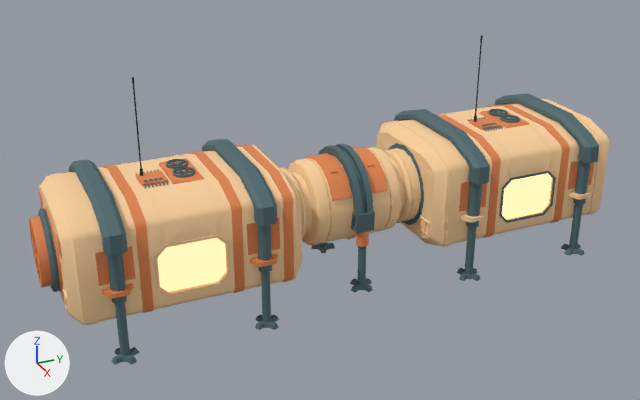
A saved change to the FBX model Assets/Game/Art/Models/Environment/Structures/AstronautSettlement/colony_hab_row.fbx.
One viewpoint serves both versions: a 50 mm lens placed at (34.4, -16.7, 20.9), pointed at (0.2, -1.3, 3.8). Every picture has the same lights, and +X, +Y and +Z are marked at lower left. The first picture is the older version. Where no turn or scale is listed for an object, it has been applied to the vertices.

The first picture shows 'HabRow.MD.Cube.060', 'HabRow.MD.Cube.061', 'HabRow.MD.Cylinder.056', 'HabRow.MD.Cylinder.057', 'HabRow.ME.Cube.076', 'HabRow.ME.Cube.077', 'HabRow.ME.Cube.078', 'HabRow.ME.Cube.080', 'HabRow.ME.Cube.081', 'HabRow.ME.Cylinder.063', 'HabRow.ME.Cylinder.066', 'HabRow.ME.Cylinder.067', 'HabRow.T_MD_ME.Cylinder.058', 'HabRow.T_MD_ME.Cylinder.059' and 37 more.
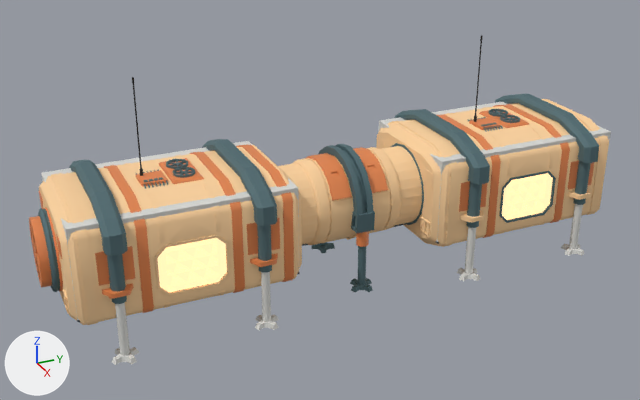
The newer file is also rescaled (x1.4) as a whole; pictures and numbers use the older file's frame.

Edits to the bpy script that builds the scene:
```text
Change me_cube_098:
    remove me_cube_098.from_pydata(...)  # 110 vertices, 88 faces; spans x -3.22..3.22, y -4.98..4.98, z -2.61..2.42
    add me_cube_098.from_pydata(...)  # 304 vertices, 174 faces; spans x -3.22..3.22, y -4.98..4.98, z -2.61..2.42
    me_cube_098 part 7: 6 vertices moved from x -3.08..3.08, y -1.45..-1.06, z -1.44..0.7 to x -3.0..3.0, y -1.45..-1.06, z -1.44..0.7; 10 vertices removed from x -3.08..3.08, y -1.45..1.06, z -1.44..0.7; 204 vertices added at x -3.22..3.22, y -4.98..4.98, z -1.97..2.11
Change me_cylinder_067:
    where me_cylinder_067.from_pydata(...)  # 128 vertices, 116 faces; spans x -4.1..4.1, y -0.6..0.6, z -0.9..4.2
    me_cylinder_067 part 6: 74 faces spanning x -4.1..4.1, y -0.6..0.6, z -0.9..1.8 switch from mat_mat_colony_trim (dark cyan #567177) to mat_mat_colony_interior (light grey #dadad6)
Change me_cylinder_076:
    remove me_cylinder_076.from_pydata(...)  # 608 vertices, 594 faces; spans x -2.09..2.09, y -4.04..4.04, z -2.09..2.09
    add me_cylinder_076.from_pydata(...)  # 376 vertices, 332 faces; spans x -2.09..2.09, y -2.12..2.12, z -2.09..2.09
    me_cylinder_076 part 2: 320 vertices removed from x -1.84..1.84, y -4.04..4.04, z -1.84..1.84; 88 vertices added at x -1.87..1.87, y -2.12..2.12, z -1.87..1.87
Change me_cylinder_008:
    where me_cylinder_008.from_pydata(...)  # 128 vertices, 116 faces; spans x -4.1..4.1, y -0.6..0.6, z -0.9..4.2
    me_cylinder_008 part 4: 74 faces spanning x -4.1..4.1, y -0.6..0.6, z -0.9..1.8 switch from mat_mat_colony_trim (dark cyan #567177) to mat_mat_colony_interior (light grey #dadad6)
Change me_cylinder_061:
    where me_cylinder_061.from_pydata(...)  # 128 vertices, 116 faces; spans x -4.1..4.1, y -0.6..0.6, z -0.9..4.2
    me_cylinder_061 part 1: 74 faces spanning x -4.1..4.1, y -0.6..0.6, z -0.9..1.8 switch from mat_mat_colony_trim (dark cyan #567177) to mat_mat_colony_interior (light grey #dadad6)
Change me_cylinder_003:
    where me_cylinder_003.from_pydata(...)  # 128 vertices, 116 faces; spans x -4.1..4.1, y -0.6..0.6, z -0.9..4.2
    me_cylinder_003 part 3: 74 faces spanning x -4.1..4.1, y -0.6..0.6, z -0.9..1.8 switch from mat_mat_colony_trim (dark cyan #567177) to mat_mat_colony_interior (light grey #dadad6)
Change me_cube_001:
    remove me_cube_001.from_pydata(...)  # 110 vertices, 88 faces; spans x -3.22..3.22, y -4.98..4.98, z -2.61..2.42
    add me_cube_001.from_pydata(...)  # 320 vertices, 182 faces; spans x -3.22..3.22, y -4.98..4.98, z -2.61..2.42
    me_cube_001 part 5: 12 vertices removed from x -3.08..3.08, y -1.06..1.06, z -1.44..0.7; 222 vertices added at x -3.22..3.22, y -4.98..4.98, z -1.97..2.11
Add ob_habrow_me_liner:
    ob_habrow_me_liner = bpy.data.objects.new('HabRow.ME.Liner', me_colonyliner_habrow_me)  # 636 vertices, 634 faces; spans x -3.2..3.2, y -5.03..5.03, z 1.92..6.04; in mat_mat_colony_floor (dark grey #45484b), mat_mat_colony_interior (light grey #dadad6), mat_mat_colony_trim (dark cyan #567177), mat_mat_colony_glass (orange #ff9808, glowing beige #ffebbc), mat_mat_colony_lamp (pale yellow #fff6e5, glowing pale yellow #fff6e5)
    ob_habrow_me_liner.location = (0.14, -8.35, 0.0)
Add ob_habrow_md_liner:
    ob_habrow_md_liner = bpy.data.objects.new('HabRow.MD.Liner', me_colonyliner_habrow_md)  # 636 vertices, 634 faces; spans x -3.2..3.2, y -5.03..5.03, z 1.92..6.04; in mat_mat_colony_floor (dark grey #45484b), mat_mat_colony_interior (light grey #dadad6), mat_mat_colony_trim (dark cyan #567177), mat_mat_colony_glass (orange #ff9808, glowing beige #ffebbc), mat_mat_colony_lamp (pale yellow #fff6e5, glowing pale yellow #fff6e5)
    ob_habrow_md_liner.location = (0.14, 8.12, 0.0)
Add ob_habrow_t_md_me_liner:
    ob_habrow_t_md_me_liner = bpy.data.objects.new('HabRow.T_MD_ME.Liner', me_colonyliner_habrow_t_md_me)  # 304 vertices, 158 faces; spans x -1.86..1.86, y -3.56..3.56, z 1.92..5.65; in mat_mat_colony_interior (light grey #dadad6), mat_mat_colony_hull (beige #fdd39f), mat_mat_colony_floor (dark grey #45484b), mat_mat_colony_trim (dark cyan #567177), mat_mat_colony_lamp (pale yellow #fff6e5, glowing pale yellow #fff6e5)
    ob_habrow_t_md_me_liner.location = (0.16, -0.12, 0.0)
```

Pixel boxes [x1, y1, x2, y2] of what changed, in the pictures (640 x 400 px):
'HabRow.ME.Liner', added
    after: [41, 141, 299, 322]
'HabRow.MD.Liner', added
    after: [379, 102, 611, 244]
'HabRow.T_MD_ME.Liner', added
    after: [278, 146, 422, 246]
part 1 of me_cylinder_061, recoloured (dark cyan to light grey)
    both: [255, 272, 279, 330]
part 2 of me_cylinder_076, built on
    before: [280, 148, 421, 245]
    after: [292, 161, 319, 245]
part 3 of me_cylinder_003, recoloured (dark cyan to light grey)
    both: [561, 204, 585, 256]
part 4 of me_cylinder_008, recoloured (dark cyan to light grey)
    before: [396, 222, 480, 281]
    after: [457, 227, 480, 281]
part 5 of me_cube_001, built on
    before: [505, 174, 552, 220]
    after: [379, 104, 600, 246]
part 6 of me_cylinder_067, recoloured (dark cyan to light grey)
    both: [112, 302, 139, 365]
part 7 of me_cube_098, built on
    before: [158, 238, 227, 293]
    after: [39, 147, 301, 325]
